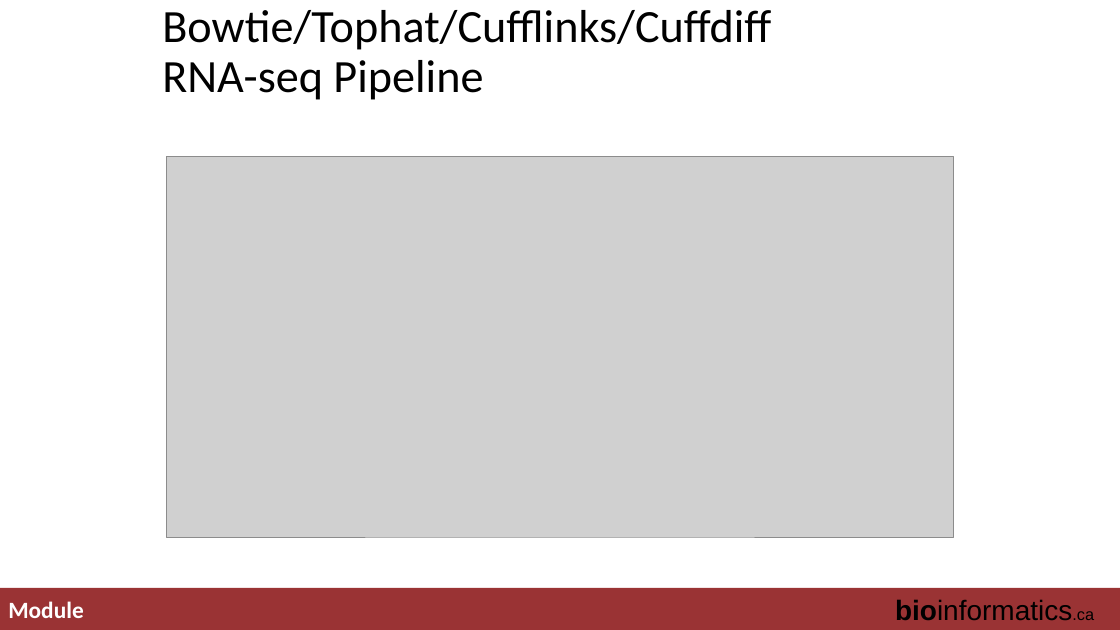
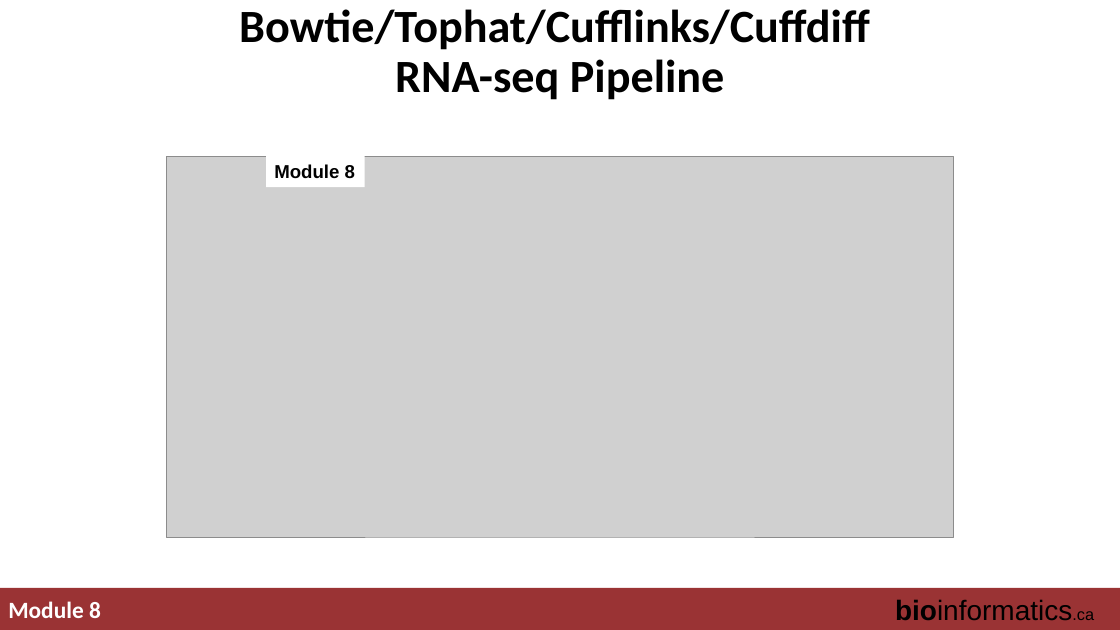
Before and after one commit to griffithlab/rnabio.org, a slide deck: slide 39 of assets/lectures/cbw-cshl/2019/full/RNASeq_Module2_Lecture.pptx (slide 40 before the commit). Drawn at 1120x630 pixels with LibreOffice and Linux fonts; fonts in the diff are those of the drawing; grey boxes stand for pictures. Boxes give left, top, right and bottom in pixels: in the first picture for what was removed or moved away, otherwise in the second. Text is boxed around its words. In the diff, an @@ line names an element or a change of style, - is before the commit and + after.

Commit message:
update module numbers

```diff
--- a/assets/lectures/cbw-cshl/2019/full/RNASeq_Module2_Lecture.pptx
+++ b/assets/lectures/cbw-cshl/2019/full/RNASeq_Module2_Lecture.pptx
@@ title "Bowtie/Tophat/Cufflinks/Cuffdiff RNA-seq Pipeline" at [239, 9, 870, 100]: bold on; alignment left to centre @@
@@ rectangle added at [266, 156, 365, 187], fill #FFFFFF, 16 pt, text #000000, bold @@
+Module 8
@@ text at [8, 601, 101, 618]: text changed @@
-Module
+Module 8
```
Also in this commit, not shown: 39 other slides changed, 1 slide removed, 4 other files.
